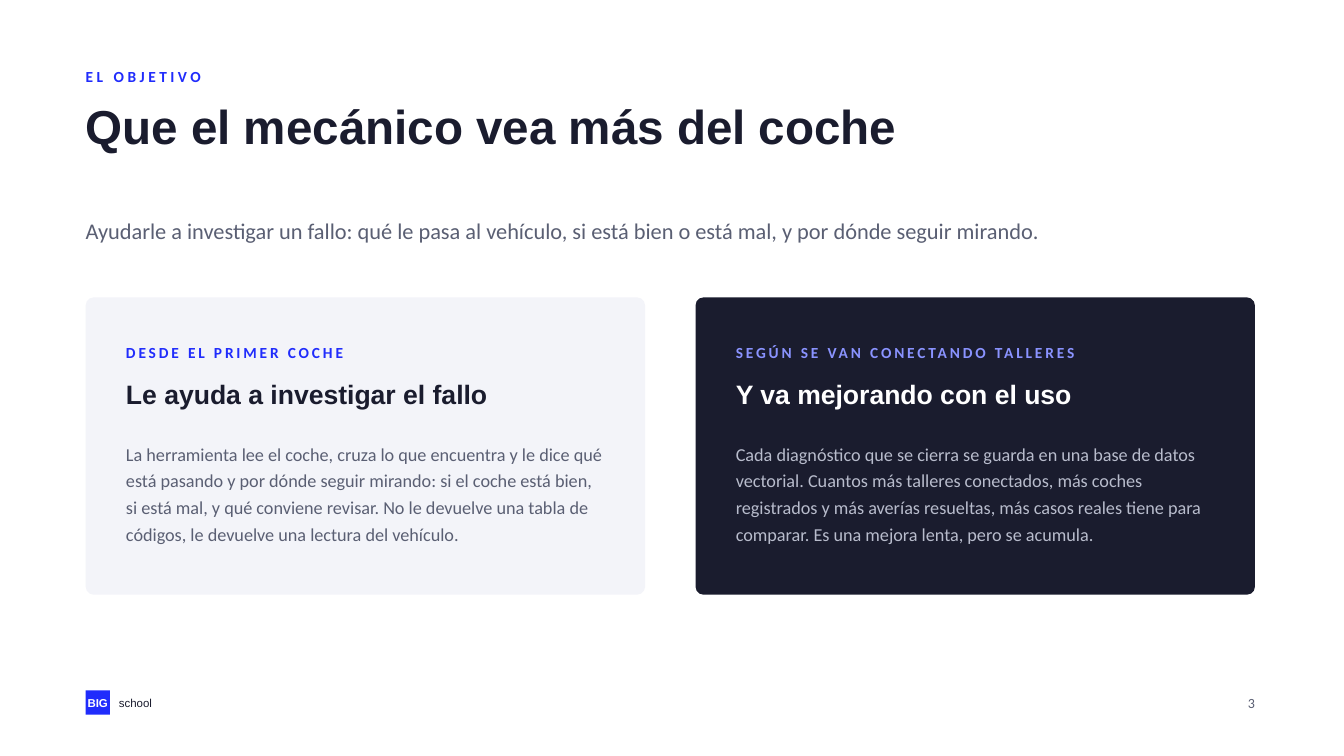
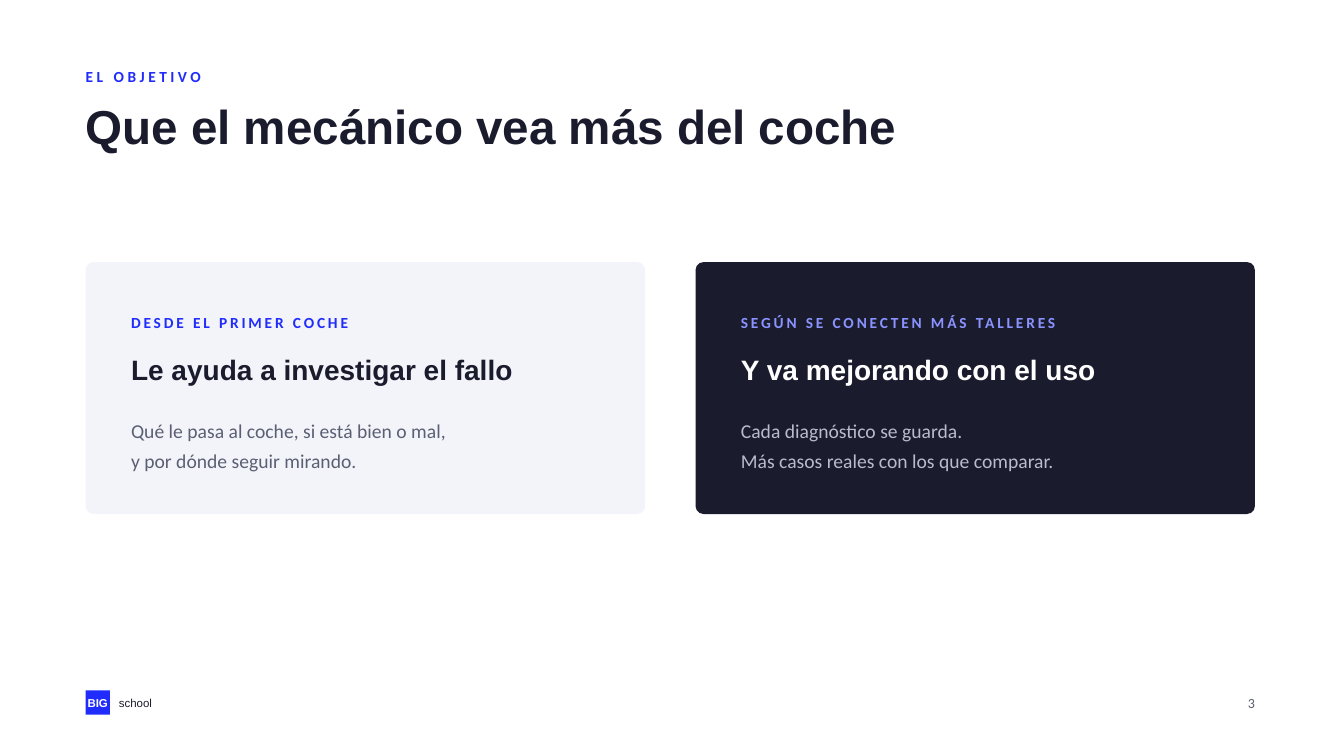
Before and after one commit to NovilloQuinta/intelligent-automotive-diagnostics, a slide deck: slide 3 of docs/presentacion/tfm-intelligent-automotive-diagnostics.pptx. Drawn at 1344x756 pixels with LibreOffice and Linux fonts; fonts in the diff are those of the drawing. Boxes give left, top, right and bottom in pixels: in the first picture for what was removed or moved away, otherwise in the second. Text is boxed around its words. In the diff, an @@ line names an element or a change of style, - is before the commit and + after.

```diff
--- a/docs/presentacion/tfm-intelligent-automotive-diagnostics.pptx
+++ b/docs/presentacion/tfm-intelligent-automotive-diagnostics.pptx
@@ rounded rectangle: place and size @@
-rounded rectangle at (86,297,645,595)
+rounded rectangle at (86,262,645,514)
@@ rounded rectangle at (86,262,645,514): proportions changed @@
@@ rounded rectangle at (696,262,1255,514): proportions changed @@
@@ rounded rectangle: place and size @@
-rounded rectangle at (696,297,1255,595)
+rounded rectangle at (696,262,1255,514)
@@ text "DESDE EL PRIMER COCHE": place and size @@
-text "DESDE EL PRIMER COCHE" at (126,348,343,358)
+text "DESDE EL PRIMER COCHE" at (131,318,348,328)
@@ text "Le ayuda a investigar el ...": place and size @@
-text "Le ayuda a investigar el ..." at (126,384,488,409)
+text "Le ayuda a investigar el ..." at (131,359,513,385)
@@ text "Le ayuda a investigar el ..." at (131,359,513,385): size 19 to 20 pt @@
@@ text "Y va mejorando con el ..." at (741,359,1095,385): size 19 to 20 pt @@
@@ text "Y va mejorando con el ...": place and size @@
-text "Y va mejorando con el ..." at (736,384,1071,409)
+text "Y va mejorando con el ..." at (741,359,1095,385)
@@ text removed at (126,448,602,544) @@
-La herramienta lee el coche, cruza lo que encuentra y le dice qué está pasando y por dónde seguir mirando: si el coche está bien, si está mal, y qué conviene revisar. No le devuelve una tabla de códigos, le devuelve una lectura del vehículo.
@@ text at (131,424,445,472): text changed; size 16 to 14 pt @@
-Ayudarle a investigar un fallo: qué le pasa al vehículo, si está bien o está mal, y por dónde seguir mirando.
+Qué le pasa al coche, si está bien o mal,
+y por dónde seguir mirando.
@@ text at (741,428,897,468): text changed @@
-SEGÚN SE VAN CONECTANDO TALLERES
+SEGÚN SE CONECTEN MÁS TALLERES
@@ text at (741,424,1054,471): text changed; size 13 to 14 pt @@
-Cada diagnóstico que se cierra se guarda en una base de datos vectorial. Cuantos más talleres conectados, más coches registrados y más averías resueltas, más casos reales tiene para comparar. Es una mejora lenta, pero se acumula.
+Cada diagnóstico se guarda.
+Más casos reales con los que comparar.
```
Also in this commit, not shown: 1 other slide changed, 1 slide added, 1 other file.
